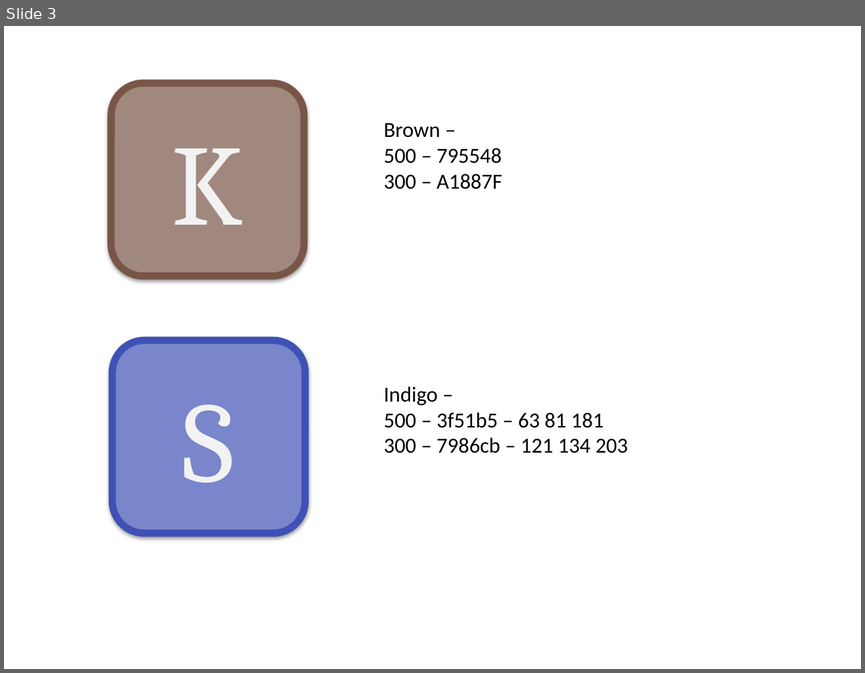
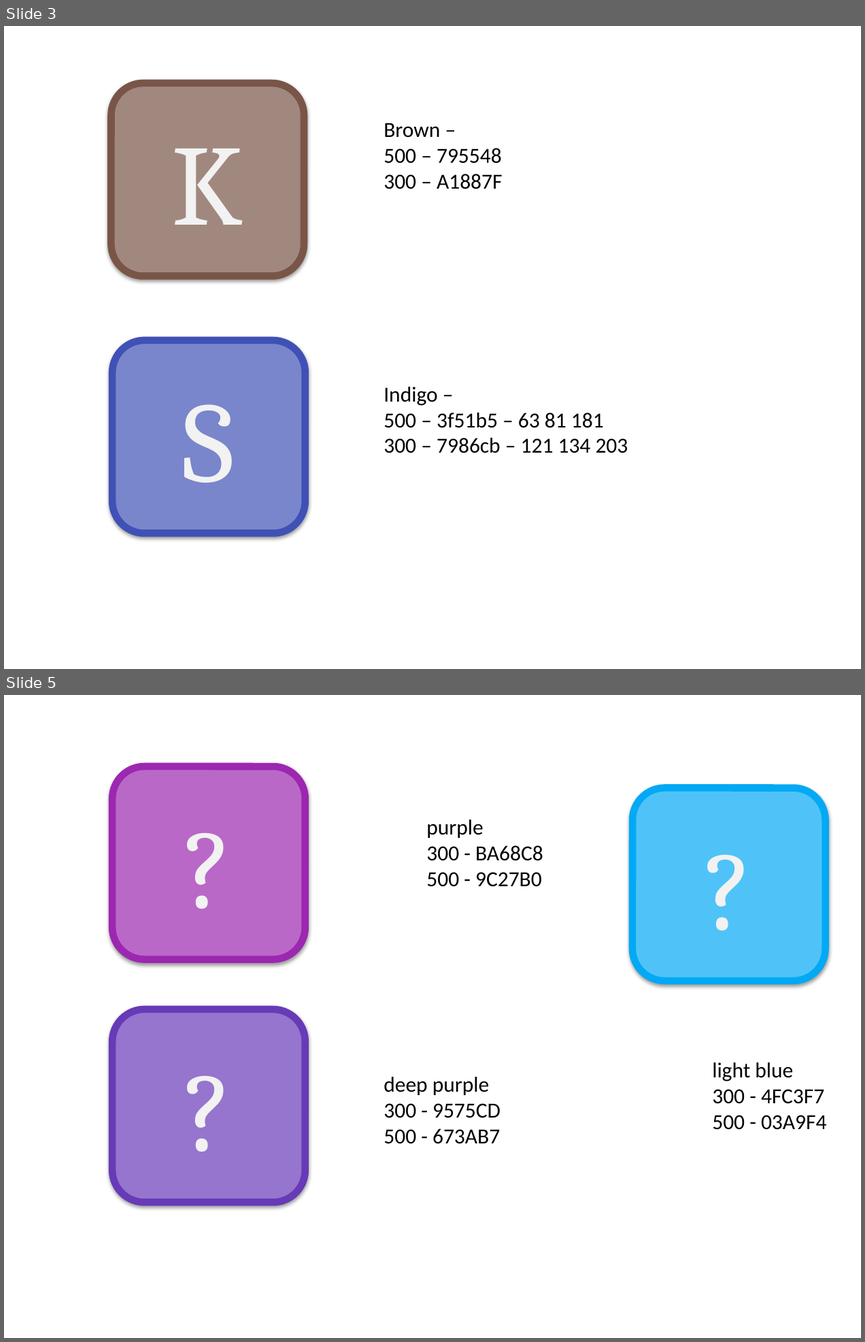
Before and after one commit to lemuelinchrist/hymnsforandroid, a slide deck: HymnIcons.pptx. Shown one above the other, each under a label of ours: slide 3 before the commit, slides 3 and 5 after it; the slides between them are not shown. The pictures are 865x673 and 865x1342 pixels, drawn with LibreOffice and Linux fonts; fonts in the diff are those of the drawing. Boxes give left, top, right and bottom in pixels: in the first picture for what was removed or moved away, otherwise in the second. Text is boxed around its words. In the diff, an @@ line names an element or a change of style, - is before the commit and + after.

```diff
--- a/HymnIcons.pptx
+++ b/HymnIcons.pptx
@@ slide 5 added at <box>4,695,861,1338</box>, background #FFFFFF @@
@@ rounded rectangle added at <box>112,766,305,959</box>, fill #BA68C8, outline #9C27B0 6 pt, 96 pt, text #F2F2F2 @@
+?
@@ rounded rectangle added at <box>632,787,825,981</box>, fill #4FC3F7, outline #03A9F4 6 pt, 96 pt, text #F2F2F2 @@
+?
@@ text added at <box>426,819,543,887</box>, 18 pt, text #000000 @@
+purple
+300 - BA68C8
+500 - 9C27B0
@@ rounded rectangle added at <box>112,1009,305,1202</box>, fill #9575CD, outline #673AB7 6 pt, 96 pt, text #F2F2F2 @@
+?
@@ text added at <box>383,1076,500,1144</box>, 18 pt, text #000000 @@
+deep purple
+300 - 9575CD
+500 - 673AB7
@@ text added at <box>712,1062,826,1130</box>, 18 pt, text #000000 @@
+light blue
+300 - 4FC3F7
+500 - 03A9F4
```
Also in this commit, not shown: 2 slides changed, 1 other slide added.
